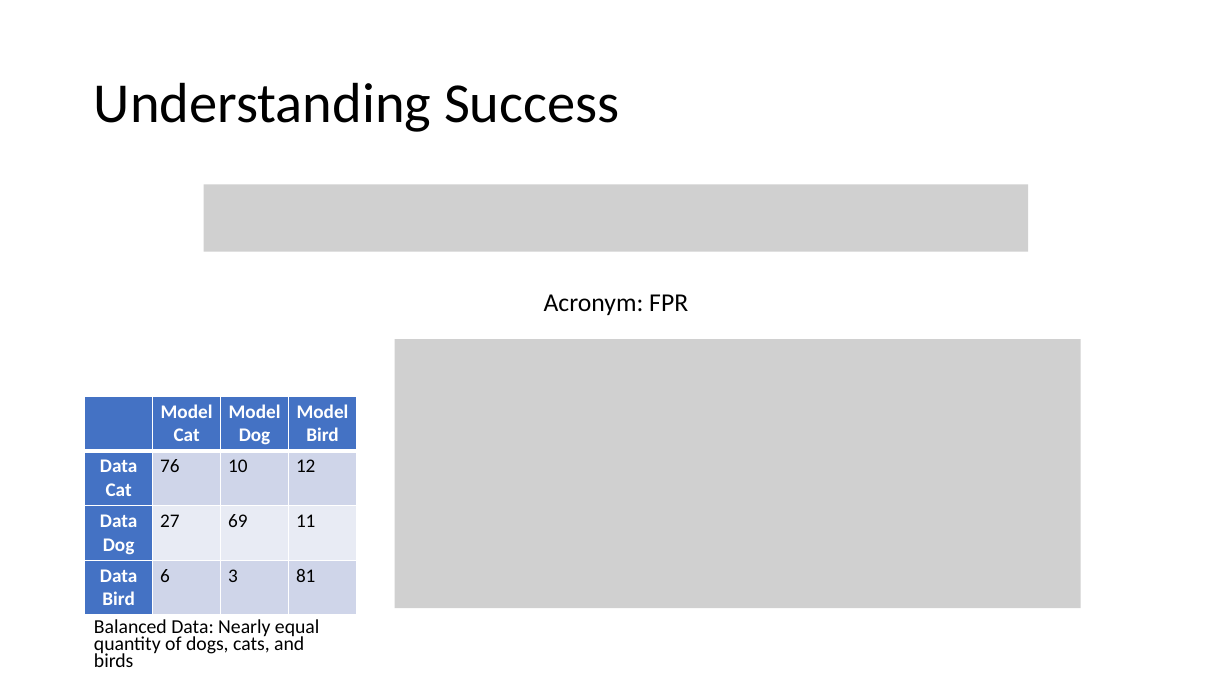
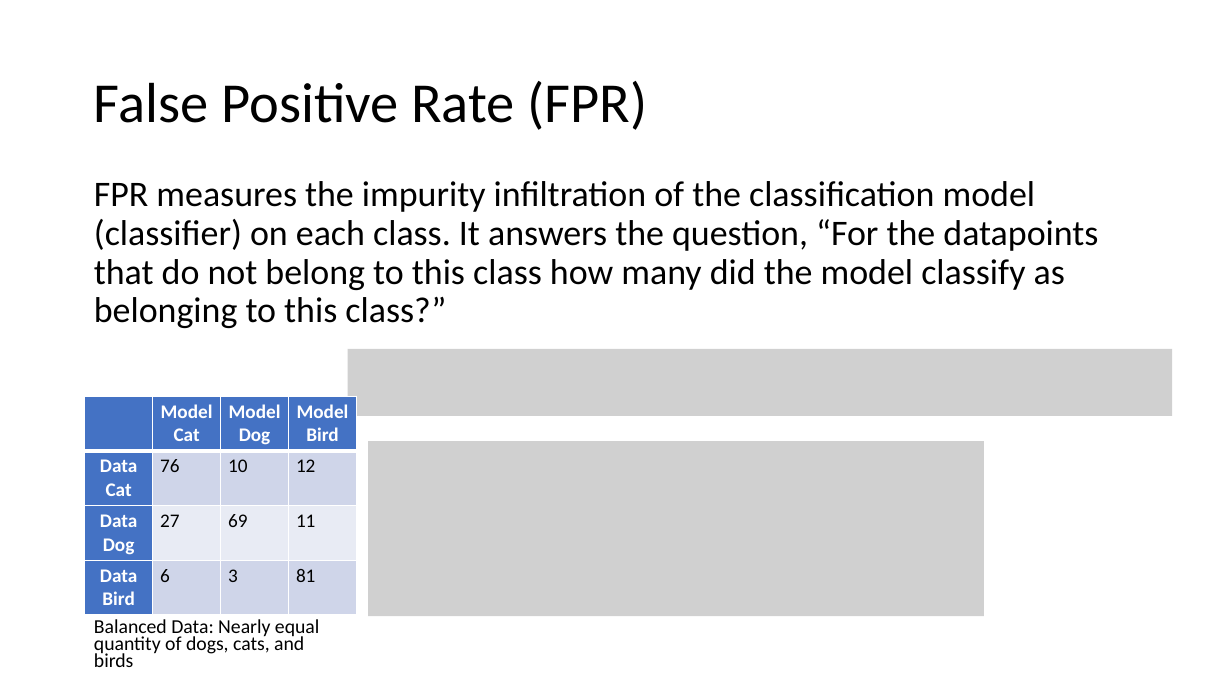
Before and after one commit to meenakshsundaram/AIML, a slide deck: slide 10 of DecisionTrees/DecisionTrees.pptx (slide 7 before the commit). Drawn at 1232x693 pixels with LibreOffice and Linux fonts; fonts in the diff are those of the drawing; grey boxes stand for pictures. Boxes give left, top, right and bottom in pixels: in the first picture for what was removed or moved away, otherwise in the second. Text is boxed around its words. In the diff, an @@ line names an element or a change of style, - is before the commit and + after.

Commit message:
Cleaned up the Success Metrics and added Section for Bias Variance Trade Off, Decision Trees

```diff
--- a/DecisionTrees/DecisionTrees.pptx
+++ b/DecisionTrees/DecisionTrees.pptx
@@ title at [94,81,648,130]: text changed @@
-Understanding Success
+False Positive Rate (FPR)
@@ text added at [94,181,1098,328], 28 pt, text #000000 @@
+FPR measures the impurity infiltration of the classification model (classifier) on each class. It answers the question, “For the datapoints that do not belong to this class how many did the model classify as belonging to this class?”
@@ picture removed at [203,185,1028,252] @@
@@ text removed at [544,294,688,315] @@
-Acronym: FPR
@@ picture added at [348,348,1172,416] @@
@@ picture removed at [395,339,1081,608] @@
@@ picture added at [368,442,984,505] @@
@@ picture added at [368,471,984,560] @@
@@ picture added at [368,528,984,616] @@
```
Also in this commit, not shown: 7 other slides changed, 4 slides added.
